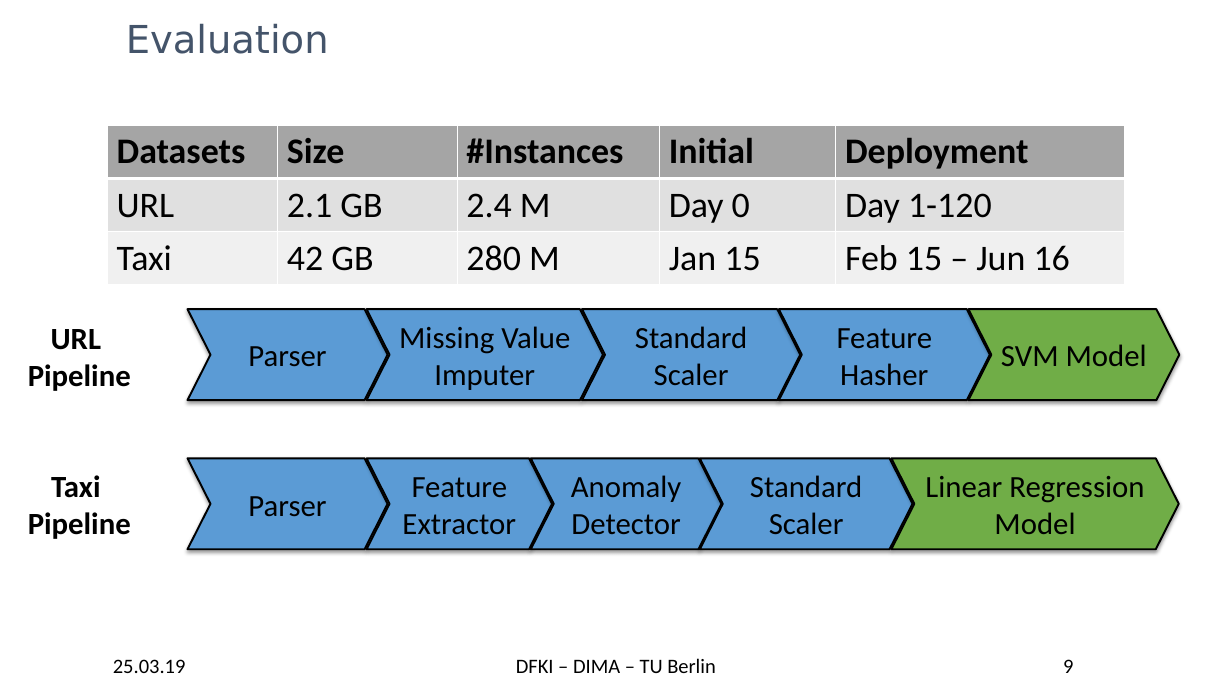
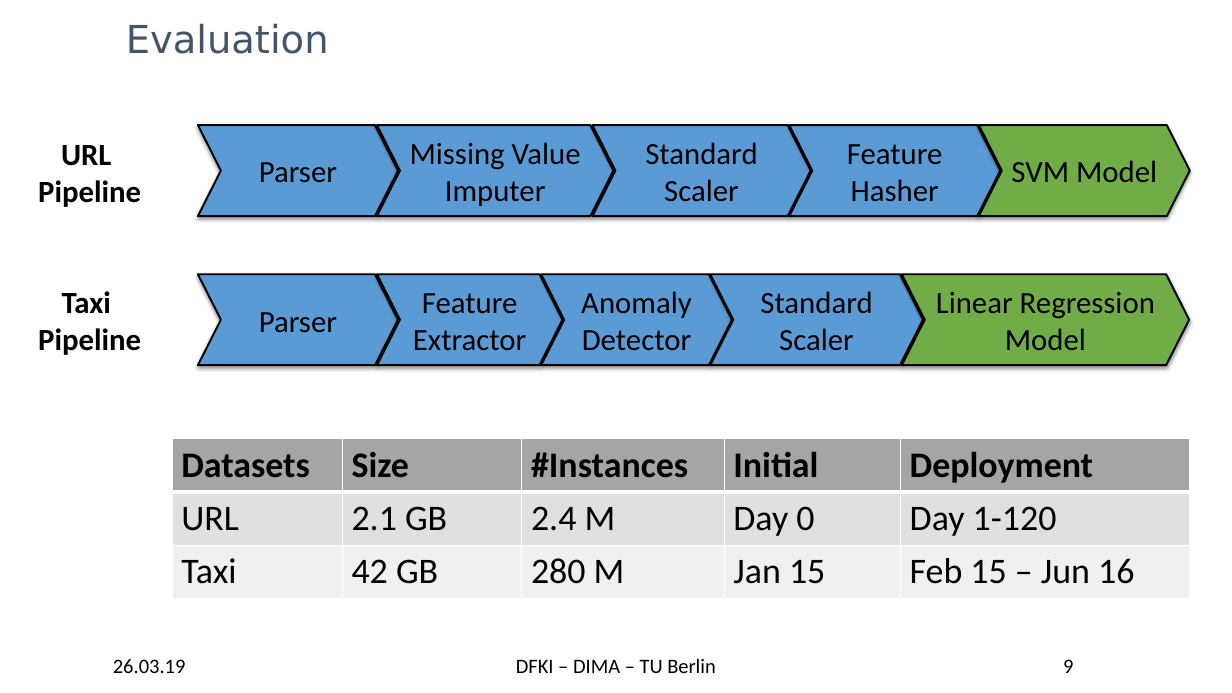
Before and after one commit to TU-Berlin-DIMA/continuous-pipeline-deployment, a slide deck: slide 9 of slides/edbt-2019/edbt-2019.pptx. Drawn at 1232x693 pixels with LibreOffice and Linux fonts; fonts in the diff are those of the drawing; background and template pictures are left out. Boxes give left, top, right and bottom in pixels: in the first picture for what was removed or moved away, otherwise in the second. Text is boxed around its words. In the diff, an @@ line names an element or a change of style, - is before the commit and + after.

```diff
--- a/slides/edbt-2019/edbt-2019.pptx
+++ b/slides/edbt-2019/edbt-2019.pptx
@@ 10 chevrons, 2 texts: place and size @@
-10 chevrons, 2 texts at bbox=[28, 310, 1179, 549]
+10 chevrons, 2 texts at bbox=[38, 125, 1189, 365]
@@ table: place and size @@
-table at bbox=[107, 125, 1124, 282]
+table at bbox=[172, 439, 1189, 596]
@@ text at bbox=[113, 659, 186, 673]: text changed @@
-25.03.19
+26.03.19
```
Also in this commit, not shown: 29 other slides changed.
